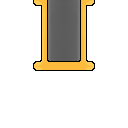
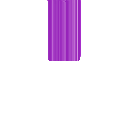
Before/after of a 128px x 128px layered artwork. What changed in the layer stack:
showed "46" over [48, 0, 81, 46]
showed "47" over [48, 0, 81, 47]
showed "48" over [48, 0, 81, 48]
showed "49" over [48, 0, 81, 49]
showed "50" over [48, 0, 81, 50]
showed "51" over [48, 0, 81, 51]
showed "52" over [48, 0, 81, 52]
showed "53" over [48, 0, 81, 53]
showed "54" over [48, 0, 81, 54]
showed "55" over [48, 0, 81, 55]
showed "56" over [48, 0, 81, 56]
showed "57" over [48, 0, 81, 57]
showed "58" over [48, 0, 81, 58]
showed "59" over [48, 0, 81, 59]
showed "60" over [48, 0, 81, 60]
showed "61" over [48, 0, 81, 61]
showed "62" over [48, 0, 80, 61]
showed "63" over [48, 0, 80, 61]
showed "64" over [48, 0, 80, 61]
showed "65" over [48, 0, 80, 61]
showed "66" over [48, 0, 80, 61]
showed "67" over [48, 0, 80, 61]
showed "68 complete" over [48, 0, 80, 61]
removed layer "New Layer#2" over [33, 0, 95, 71]
…and 44 more changes (44 visibility)
